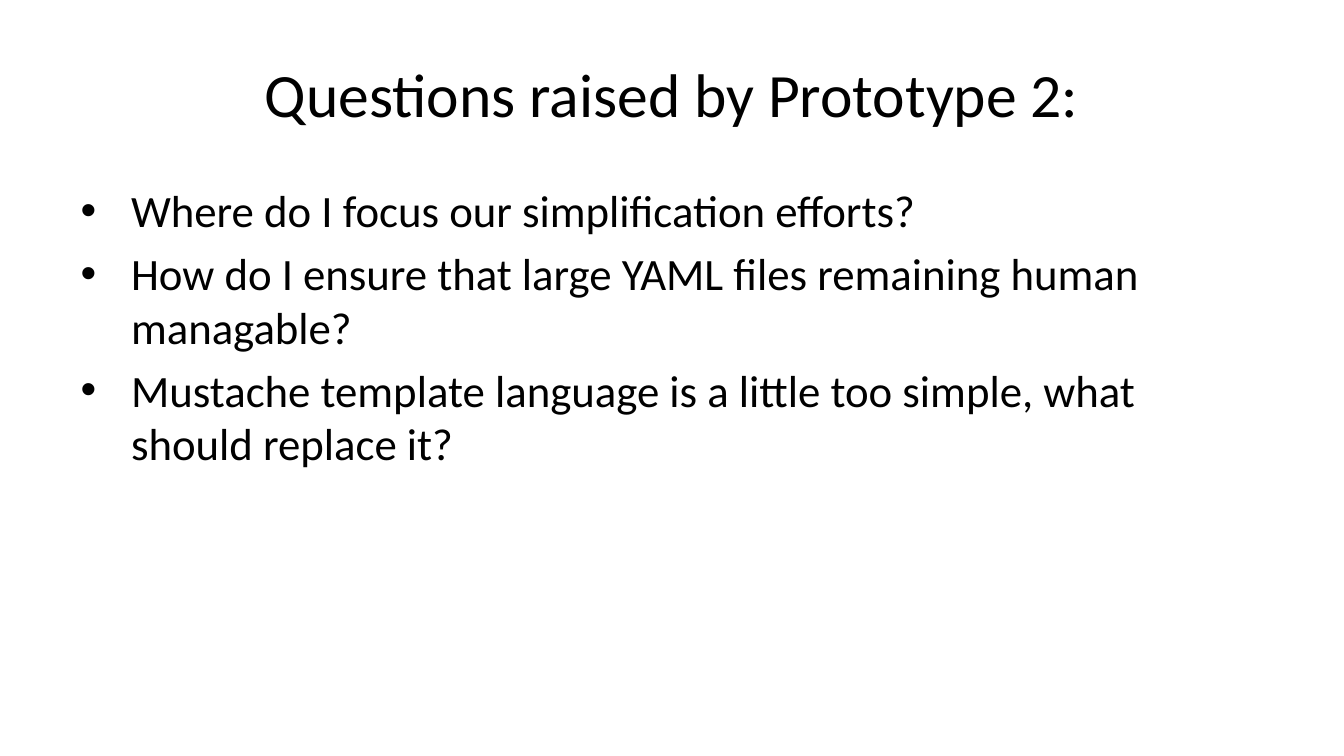
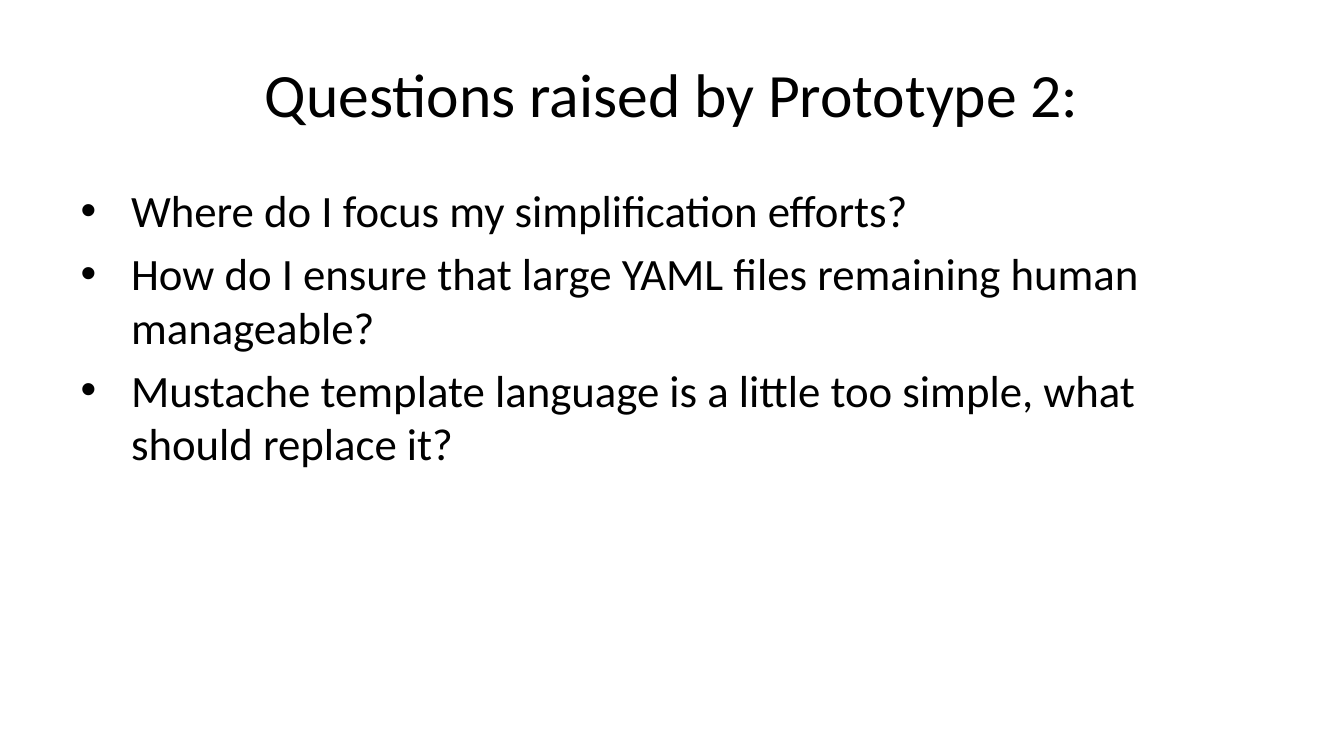
Before and after one commit to caltechlibrary/newt, a slide deck: slide 5 of presentation3/newt-p3.pptx. Drawn at 1344x756 pixels with LibreOffice and Linux fonts; fonts in the diff are those of the drawing. Boxes give left, top, right and bottom in pixels: in the first picture for what was removed or moved away, otherwise in the second. Text is boxed around its words. In the diff, an @@ line names an element or a change of style, - is before the commit and + after.

```diff
--- a/presentation3/newt-p3.pptx
+++ b/presentation3/newt-p3.pptx
@@ text at box(131, 196, 1139, 352): text changed @@
-• Where do I focus our simplification efforts?
-• How do I ensure that large YAML files remaining human managable?
+• Where do I focus my simplification efforts?
+• How do I ensure that large YAML files remaining human manageable?
```
Also in this commit, not shown: 16 other slides changed, 3 slides added, 3 slides removed, 21 other files.
